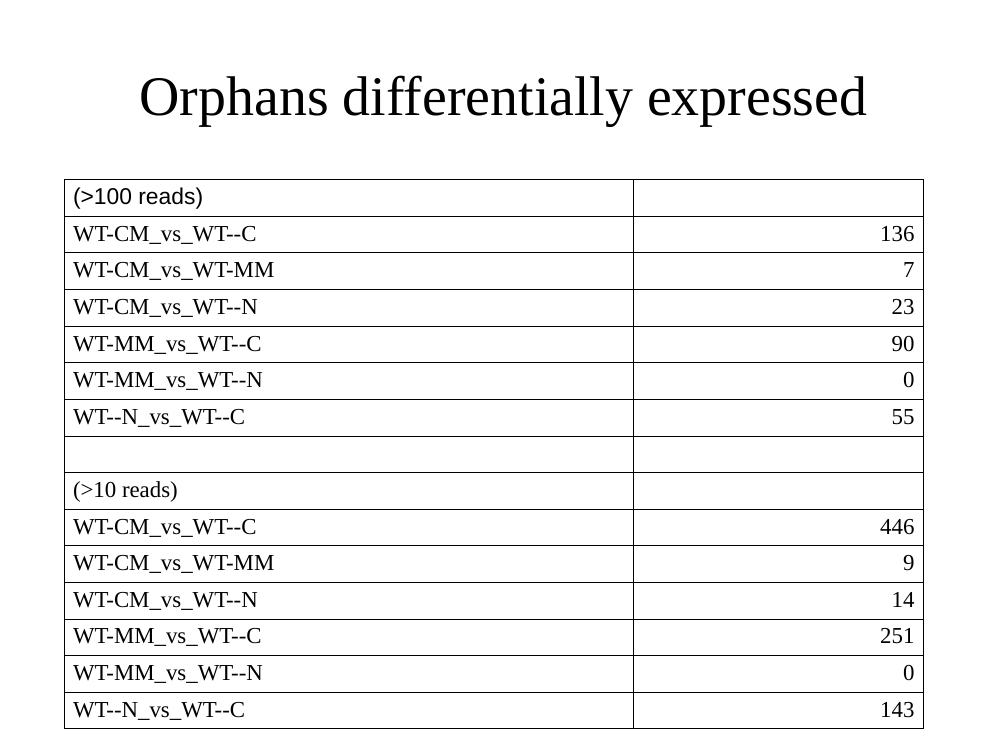
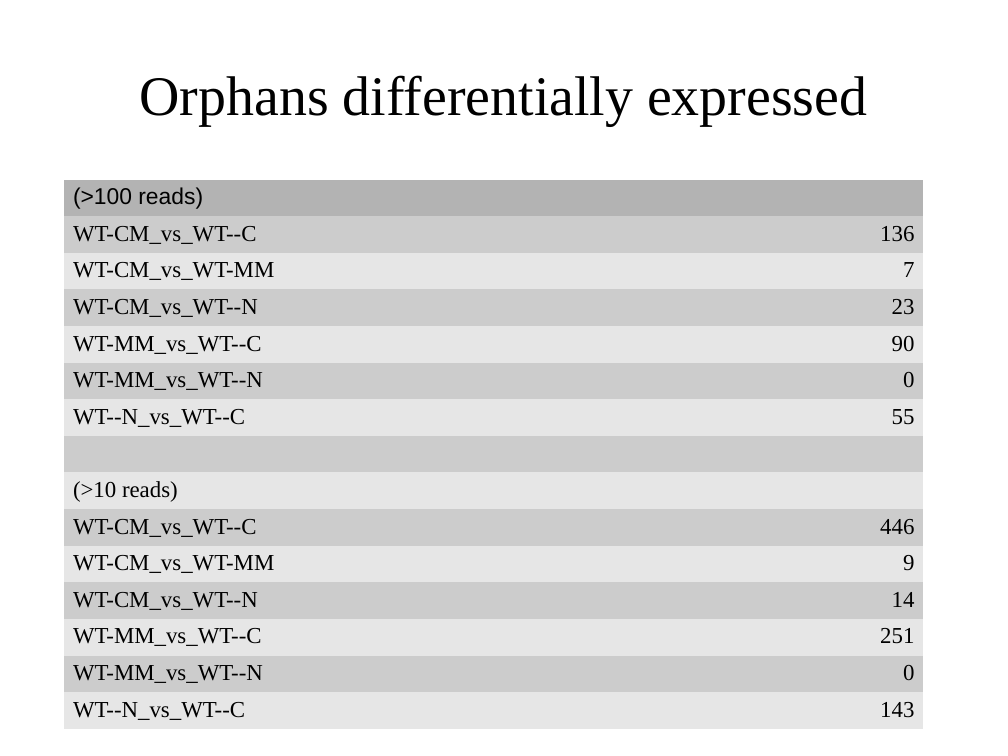
Before and after one commit to wilkinsonlab/m-oryzae-polya, a slide deck: slide 18 of doc/version_21/oryzae_presentation.odp. Drawn at 1008x756 pixels with LibreOffice and Linux fonts; fonts in the diff are those of the drawing. Boxes give left, top, right and bottom in pixels: in the first picture for what was removed or moved away, otherwise in the second. Text is boxed around its words. In the diff, an @@ line names an element or a change of style, - is before the commit and + after.

```diff
--- a/doc/version_21/oryzae_presentation.odp
+++ b/doc/version_21/oryzae_presentation.odp
@@ table at (64, 179, 924, 724) @@
@@ fill none to #B3B3B3 in row 1, column 1 @@
@@ fill none to #CCCCCC in 12 cells @@
@@ fill none to #E6E6E6 in 13 cells @@
@@ borders changed @@
```
Also in this commit, not shown: 14 other slides changed, 3 slides added, 5 other files.
